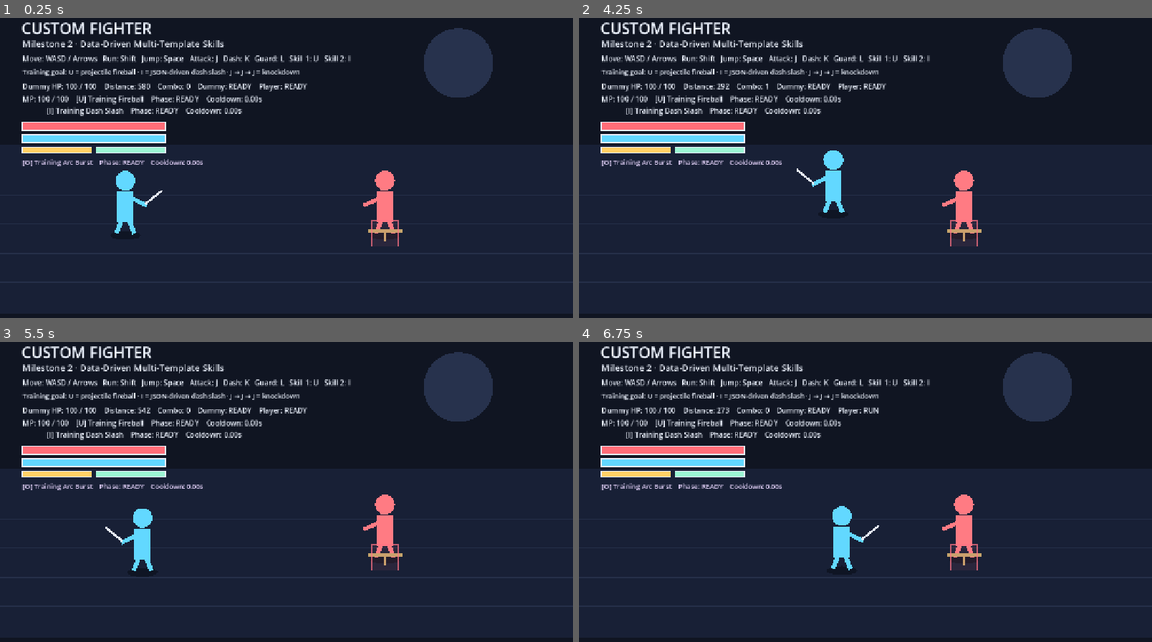
Above: before the commit, frames 1-4 (two rows, left to right).
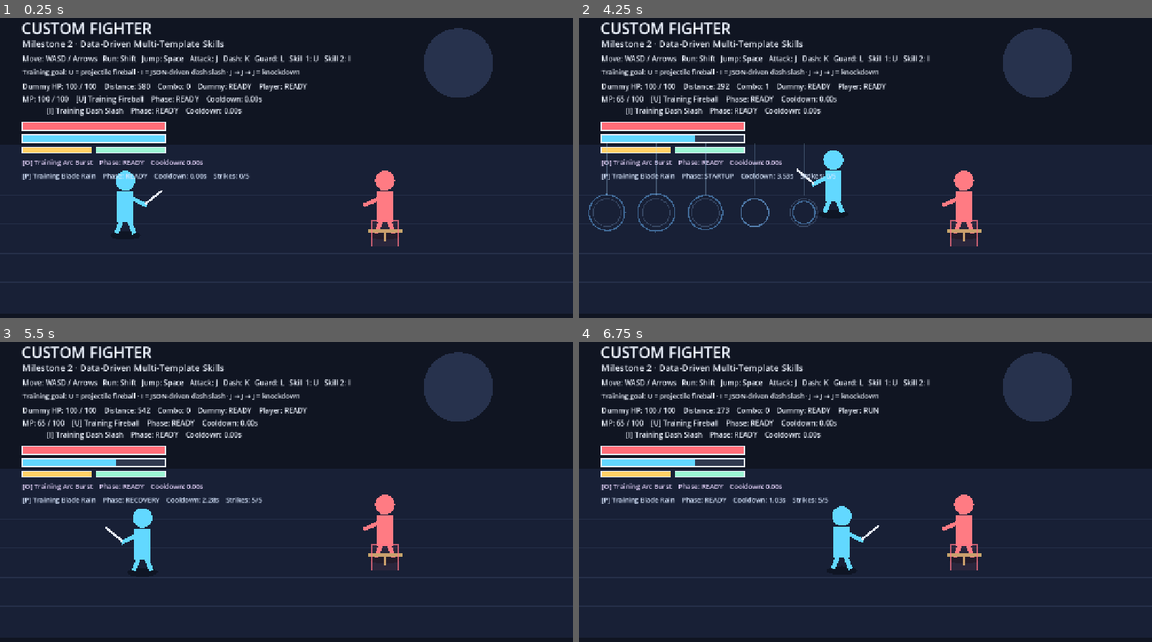
Above: after the commit, the same moments.

Repository: ws951125/custom-fighter
Game: Godot game, scene res://game/runtime/main.tscn
Two runs of this game, one before a commit and one after it. Both use one fixed random seed, a clock stepped at 60 frames per second and the inputs below.
Inputs:
- Up to frame 1 (0.25 s): no input
- Up to frame 2 (4.25 s): tap Enter at 0.5 s; hold D (move_right) 0.53-1.28 s; hold J (attack) 0.53-1.28 s; tap Space (jump) at 0.77, 1.07, 1.52, 1.82, 3.02, 3.05, 3.32 s; tap K (dash) at 0.8, 1.35 s; hold S (move_down) 1.28-2.03 s; tap L (guard) at 1.55 s; hold D (move_right) 2.03-2.78 s; hold L (guard) 2.03-2.78 s; tap Shift (run) at 2.3, 2.85 s; hold W (move_up) 2.78-3.53 s; hold A (move_left) from 3.53 s (still down); hold Space (jump) from 3.53 s (still down); tap J (attack) at 3.8 s; tap P (skill_4, bound only after the commit) at 4.15 s
- Up to frame 3 (5.5 s): release Space (jump) at 4.28 s; tap J (attack) at 4.35 s; tap Space (jump) at 4.52, 4.82 s; tap K (dash) at 4.55 s; release A (move_left) at 5.03 s; hold S (move_down) from 5.03 s (still down); hold K (dash) from 5.03 s (still down); tap L (guard) at 5.3 s
- Up to frame 4 (6.75 s): release S (move_down) at 5.78 s; release K (dash) at 5.78 s; hold D (move_right) 5.78-6.53 s; tap L (guard) at 5.85 s; tap Space (jump) at 6.02, 6.32 s; tap Shift (run) at 6.05 s; hold W (move_up) from 6.53 s (still down); hold Shift (run) from 6.53 s (still down)

The runs differ from the first frame. In frame 1, 0.5% of the frame differs, in the area x 4-44%, y 51-54%; in frame 2, 1.9%, in the area x 1-46%, y 25-72%; in frame 3, 1.2%; in frame 4, 1.2%.

Commit message:
Milestone 2: add data-driven Blade Rain formation skill (#25)
Add JSON-driven Blade Rain formation skill, reusable FormationAttackState, P-key runtime controller, formation domain/browser coverage, and stabilize Edge melee staging regression.

Diff:
--- /dev/null
+++ b/content/skills/blade_rain.sample.json
@@ -0,0 +1,22 @@
+{
+  "schema_version": 1,
+  "id": "blade_rain_001",
+  "name": "Training Blade Rain",
+  "type": "formation",
+  "damage": 14,
+  "mp_cost": 35,
+  "cooldown": 3.6,
+  "startup": 0.28,
+  "active": 0.90,
+  "recovery": 0.30,
+  "hitstun": 0.14,
+  "knockback": 80.0,
+  "hitbox_half_width": 42.0,
+  "hitbox_half_depth": 0.12,
+  "formation_count": 5,
+  "formation_spacing": 110.0,
+  "formation_interval": 0.17,
+  "formation_offset": 90.0,
+  "visual": "blade_rain_training",
+  "impact_visual": "blade_rain_impact_training"
+}
--- /dev/null
+++ b/game/core/skills/formation_attack_state.gd
@@ -0,0 +1,112 @@
+class_name FormationAttackState
+extends RefCounted
+
+const CombatBox = preload("res://game/core/combat/combat_box.gd")
+
+var active := false
+var origin := Vector2.ZERO
+var facing := 1.0
+var half_extents := Vector2.ZERO
+var formation_count := 0
+var spacing := 0.0
+var interval := 0.0
+var offset := 0.0
+var active_seconds := 0.0
+var elapsed := 0.0
+var centers: Array = []
+var emitted := PackedByteArray()
+var hit_consumed := PackedByteArray()
+var pending_strikes := PackedInt32Array()
+
+func start(
+	initial_origin: Vector2,
+	initial_facing: float,
+	count: int,
+	cell_spacing: float,
+	strike_interval: float,
+	forward_offset: float,
+	half_width: float,
+	half_depth: float,
+	duration: float
+) -> bool:
+	if count <= 0 or cell_spacing <= 0.0 or strike_interval <= 0.0:
+		return false
+	if forward_offset < 0.0 or half_width <= 0.0 or half_depth <= 0.0 or duration <= 0.0:
+		return false
+	if duration + 0.0001 < float(count - 1) * strike_interval:
+		return false
+
+	origin = initial_origin
+	facing = 1.0 if initial_facing >= 0.0 else -1.0
+	half_extents = Vector2(half_width, half_depth)
+	formation_count = count
+	spacing = cell_spacing
+	interval = strike_interval
+	offset = forward_offset
+	active_seconds = duration
+	elapsed = 0.0
+	centers.clear()
+	emitted.resize(count)
+	hit_consumed.resize(count)
+	pending_strikes = PackedInt32Array()
+	for index in range(count):
+		emitted[index] = 0
+		hit_consumed[index] = 0
+		centers.append(Vector2(
+			origin.x + facing * (offset + float(index) * spacing),
+			origin.y
+		))
+	active = true
+	return true
+
+func tick(delta: float) -> void:
+	if not active:
+		return
+	elapsed = minf(active_seconds, elapsed + maxf(0.0, delta))
+	for index in range(formation_count):
+		if emitted[index] == 0 and elapsed + 0.0001 >= strike_time(index):
+			emitted[index] = 1
+			pending_strikes.append(index)
+	if elapsed >= active_seconds:
+		active = false
+
+func consume_due_strikes() -> PackedInt32Array:
+	var result := pending_strikes
+	pending_strikes = PackedInt32Array()
+	return result
+
+func strike_time(index: int) -> float:
+	if index < 0 or index >= formation_count:
+		return -1.0
+	return float(index) * interval
+
+func center_for(index: int) -> Vector2:
+	if index < 0 or index >= centers.size():
+		return Vector2.ZERO
+	return centers[index]
+
+func strike_hitbox(index: int) -> CombatBox:
+	return CombatBox.new(center_for(index), half_extents)
+
+func has_struck(index: int) -> bool:
+	return index >= 0 and index < emitted.size() and emitted[index] != 0
+
+func can_hit(index: int) -> bool:
+	return has_struck(index) and hit_consumed[index] == 0
+
+func consume_hit(index: int) -> bool:
+	if not can_hit(index):
+		return false
+	hit_consumed[index] = 1
+	return true
+
+func emitted_count() -> int:
+	var total := 0
+	for value in emitted:
+		if value != 0:
+			total += 1
+	return total
+
+func deactivate() -> void:
+	active = false
+	pending_strikes = PackedInt32Array()
--- a/game/core/skills/skill_definition.gd
+++ b/game/core/skills/skill_definition.gd
@@ -20,6 +20,10 @@
 var knockback := 0.0
 var hitbox_half_width := 24.0
 var hitbox_half_depth := 0.08
+var formation_count := 0
+var formation_spacing := 0.0
+var formation_interval := 0.0
+var formation_offset := 0.0
 var visual := ""
 var impact_visual := ""
 var loaded := false
@@ -69,6 +73,10 @@
 	knockback = float(data.get("knockback", 0.0))
 	hitbox_half_width = float(data.get("hitbox_half_width", 24.0))
 	hitbox_half_depth = float(data.get("hitbox_half_depth", 0.08))
+	formation_count = int(data.get("formation_count", 0))
+	formation_spacing = float(data.get("formation_spacing", 0.0))
+	formation_interval = float(data.get("formation_interval", 0.0))
+	formation_offset = float(data.get("formation_offset", 0.0))
 	visual = str(data.get("visual", "")).strip_edges()
 	impact_visual = str(data.get("impact_visual", "")).strip_edges()
 
@@ -97,6 +105,8 @@
 		_validate_motion_skill(errors)
 	elif skill_type == "area":
 		_validate_area_skill(errors)
+	elif skill_type == "formation":
+		_validate_formation_skill(errors)
 
 	loaded = errors.is_empty()
 	return errors
@@ -116,3 +126,21 @@
 		errors.append("area active duration must be positive")
 	if hitbox_half_width <= 0.0 or hitbox_half_depth <= 0.0:
 		errors.append("area hitbox dimensions must be positive")
+
+func _validate_formation_skill(errors: PackedStringArray) -> void:
+	if active <= 0.0:
+		errors.append("formation active duration must be positive")
+	if hitbox_half_width <= 0.0 or hitbox_half_depth <= 0.0:
+		errors.append("formation hitbox dimensions must be positive")
+	if formation_count <= 0:
+		errors.append("formation_count must be positive")
+	if formation_spacing <= 0.0:
+		errors.append("formation_spacing must be positive")
+	if formation_interval <= 0.0:
+		errors.append("formation_interval must be positive")
+	if formation_offset < 0.0:
+		errors.append("formation_offset must be non-negative")
+	if formation_count > 0 and formation_interval > 0.0:
+		var final_strike_time := float(formation_count - 1) * formation_interval
+		if active + 0.0001 < final_strike_time:
+			errors.append("formation active duration must include the final strike")
--- /dev/null
+++ b/game/runtime/formation_skill_controller.gd
@@ -0,0 +1,229 @@
+extends Control
+
+const SkillDefinition = preload("res://game/core/skills/skill_definition.gd")
+const SkillCastState = preload("res://game/core/skills/skill_cast_state.gd")
+const FormationAttackState = preload("res://game/core/skills/formation_attack_state.gd")
+
+const FORMATION_SKILL_PATH := "res://content/skills/blade_rain.sample.json"
+const IMPACT_SECONDS := 0.30
+
+var host
+var skill := SkillDefinition.new()
+var cast_state := SkillCastState.new()
+var formation_state := FormationAttackState.new()
+var skill_latched := false
+var last_hit := false
+var hit_count := 0
+var last_strike_index := -1
+var last_strike_x := 0.0
+var cast_origin := Vector2.ZERO
+var cast_facing := 1.0
+var impact_timers := PackedFloat32Array()
+var web_sync_accumulator := 0.0
+var status_label: Label
+
+func _ready() -> void:
+	host = get_parent()
+	mouse_filter = Control.MOUSE_FILTER_IGNORE
+	_register_input()
+	_load_skill()
+	status_label = Label.new()
+	status_label.position = Vector2(50.0, 370.0)
+	status_label.add_theme_font_size_override("font_size", 15)
+	status_label.add_theme_color_override("font_color", Color("d8e7ff"))
+	add_child(status_label)
+	_set_web_state()
+	queue_redraw()
+
+func _process(delta: float) -> void:
+	cast_state.tick(delta)
+	if cast_state.consume_activation():
+		_start_formation()
+
+	formation_state.tick(delta)
+	for strike_index in formation_state.consume_due_strikes():
+		_trigger_strike(strike_index)
+
+	for index in range(impact_timers.size()):
+		impact_timers[index] = maxf(0.0, impact_timers[index] - delta)
+
+	_handle_input()
+
+	var skill_name := skill.skill_name if skill.loaded else "Skill unavailable"
+	status_label.text = "[P] %s    Phase: %s    Cooldown: %.2fs    Strikes: %d/%d" % [
+		skill_name,
+		cast_state.phase_name(),
+		cast_state.cooldown_remaining,
+		formation_state.emitted_count(),
+		skill.formation_count
+	]
+
+	web_sync_accumulator += delta
+	if web_sync_accumulator >= 0.05:
+		web_sync_accumulator = 0.0
+		_set_web_state()
+	queue_redraw()
+
+func _handle_input() -> void:
+	var pressed := Input.is_action_pressed("skill_4")
+	if pressed and not skill_latched and _can_start_cast():
+		_try_cast()
+	skill_latched = pressed
+
+func _can_start_cast() -> bool:
+	if not skill.loaded or host == null:
+		return false
+	if not cast_state.can_cast(host.player_state.mp):
+		return false
+	if host.player_guarding or host.movement_state.jumping or host.movement_state.is_dashing():
+		return false
+	if host.attack_chain_state.is_attacking():
+		return false
+	if host.fireball_cast_state.is_casting() or host.dash_slash_cast_state.is_casting() or host.dash_slash_state.active:
+		return false
+	var area_controller = get_node_or_null("../AreaSkillController")
+	if area_controller != null and (area_controller.cast_state.is_casting() or area_controller.area_state.active):
+		return false
+	return true
+
+func _try_cast() -> void:
+	if not cast_state.start_cast(host.player_state.mp):
+		return
+	if not host.player_state.spend_mp(skill.mp_cost):
+		return
+	cast_origin = Vector2(host.player_x, host.player_depth)
+	cast_facing = host.player_facing
+	last_hit = false
+	last_strike_index = -1
+	last_strike_x = cast_origin.x
+	_set_web_state()
+
+func _start_formation() -> void:
+	if not skill.loaded or skill.skill_type != "formation":
+		return
+	formation_state.start(
+		cast_origin,
+		cast_facing,
+		skill.formation_count,
+		skill.formation_spacing,
+		skill.formation_interval,
+		skill.formation_offset,
+		skill.hitbox_half_width,
+		skill.hitbox_half_depth,
+		skill.active
+	)
+	impact_timers.resize(skill.formation_count)
+	for index in range(impact_timers.size()):
+		impact_timers[index] = 0.0
+	_set_web_state()
+
+func _trigger_strike(strike_index: int) -> void:
+	if strike_index < 0 or strike_index >= impact_timers.size():
+		return
+	impact_timers[strike_index] = IMPACT_SECONDS
+	last_strike_index = strike_index
+	last_strike_x = formation_state.center_for(strike_index).x
+	_resolve_collision(strike_index)
+	_set_web_state()
+
+func _resolve_collision(strike_index: int) -> void:
+	if host.dummy_state.is_defeated() or not host.dummy_recovery_state.can_be_hit():
+		return
+	if not formation_state.strike_hitbox(strike_index).overlaps(host._dummy_hurtbox()):
+		return
+	if not formation_state.consume_hit(strike_index):
+		return
+
+	host.dummy_state.apply_damage(skill.damage)
+	host.dummy_state.apply_hitstun(skill.hitstun)
+	host.dummy_knockback_state.apply_impulse(formation_state.facing * skill.knockback)
+	host.dummy_hit_timer = skill.hitstun
+	last_hit = true
+	hit_count += 1
+
+func _draw() -> void:
+	if host == null or not skill.loaded:
+		return
+	var canvas_height := maxf(size.y, 720.0)
+	var arena_top := canvas_height * 0.50
+	var arena_bottom := canvas_height * 0.86
+
+	if cast_state.phase_name() == "STARTUP":
+		for index in range(skill.formation_count):
+			var preview_center := _projected_center(index)
+			_draw_cell_telegraph(preview_center, arena_top, arena_bottom, index, 0.48)
+
+	if formation_state.active or formation_state.emitted_count() > 0:
+		for index in range(skill.formation_count):
+			var center := formation_state.center_for(index)
+			if center == Vector2.ZERO:
+				continue
+			if not formation_state.has_struck(index):
+				_draw_cell_telegraph(center, arena_top, arena_bottom, index, 0.62)
+			if index < impact_timers.size() and impact_timers[index] > 0.0:
+				_draw_blade_impact(center, arena_top, arena_bottom, impact_timers[index] / IMPACT_SECONDS)
+
+func _projected_center(index: int) -> Vector2:
+	return Vector2(
+		cast_origin.x + cast_facing * (skill.formation_offset + float(index) * skill.formation_spacing),
+		cast_origin.y
+	)
+
+func _draw_cell_telegraph(center: Vector2, arena_top: float, arena_bottom: float, index: int, alpha: float) -> void:
+	var ground := Vector2(center.x, lerpf(arena_top, arena_bottom, center.y))
+	var depth_radius := maxf(12.0, (arena_bottom - arena_top) * skill.hitbox_half_depth)
+	var pulse := 0.78 + 0.22 * sin(float(Time.get_ticks_msec()) * 0.012 + float(index) * 0.8)
+	draw_arc(ground, skill.hitbox_half_width * pulse, 0.0, TAU, 24, Color(0.42, 0.72, 1.0, alpha), 3.0)
+	draw_line(ground + Vector2(0.0, -155.0), ground + Vector2(0.0, -38.0), Color(0.68, 0.86, 1.0, alpha * 0.55), 3.0)
+	draw_arc(ground, depth_radius, 0.0, TAU, 18, Color(0.62, 0.80, 1.0, alpha * 0.45), 2.0)
+
+func _draw_blade_impact(center: Vector2, arena_top: float, arena_bottom: float, progress: float) -> void:
+	var ground := Vector2(center.x, lerpf(arena_top, arena_bottom, center.y))
+	var clamped := clampf(progress, 0.0, 1.0)
+	var blade_top := ground + Vector2(0.0, -185.0 + (1.0 - clamped) * 32.0)
+	var blade_bottom := ground + Vector2(0.0, -22.0)
+	draw_line(blade_top, blade_bottom, Color(0.86, 0.94, 1.0, clamped), 8.0)
+	draw_line(blade_top + Vector2(-10.0, 28.0), blade_top + Vector2(10.0, 28.0), Color(0.66, 0.84, 1.0, clamped), 5.0)
+	var radius := skill.hitbox_half_width * (1.0 + (1.0 - clamped) * 0.45)
+	draw_circle(ground, radius * 0.42, Color(0.30, 0.62, 1.0, 0.12 * clamped))
+	draw_arc(ground, radius, 0.0, TAU, 26, Color(0.62, 0.84, 1.0, clamped), 5.0)
+
+func _load_skill() -> void:
+	var errors := skill.load_from_file(FORMATION_SKILL_PATH)
+	if not errors.is_empty():
+		push_error("Failed to load formation skill: %s" % " | ".join(errors))
+		return
+	cast_state.configure(skill)
+	impact_timers.resize(skill.formation_count)
+
+func _register_input() -> void:
+	var action_name := StringName("skill_4")
+	if not InputMap.has_action(action_name):
+		InputMap.add_action(action_name)
+	if not InputMap.action_get_events(action_name).is_empty():
+		return
+	var event := InputEventKey.new()
+	event.physical_keycode = KEY_P
+	InputMap.action_add_event(action_name, event)
+
+func _set_web_state() -> void:
+	if not OS.has_feature("web"):
+		return
+	var can_cast := _can_start_cast() if host != null else false
+	JavaScriptBridge.eval(
+		"document.documentElement.dataset.formationSkillLoaded='%s';" % _bool_text(skill.loaded) +
+		"document.documentElement.dataset.formationSkillId='%s';" % skill.skill_id +
+		"document.documentElement.dataset.formationSkillPhase='%s';" % cast_state.phase_name() +
+		"document.documentElement.dataset.formationSkillCooldown='%.3f';" % cast_state.cooldown_remaining +
+		"document.documentElement.dataset.formationSkillCanCast='%s';" % _bool_text(can_cast) +
+		"document.documentElement.dataset.formationSkillActive='%s';" % _bool_text(formation_state.active) +
+		"document.documentElement.dataset.formationStrikeCount='%d';" % skill.formation_count +
+		"document.documentElement.dataset.formationStrikesEmitted='%d';" % formation_state.emitted_count() +
+		"document.documentElement.dataset.lastFormationStrikeIndex='%d';" % last_strike_index +
+		"document.documentElement.dataset.lastFormationStrikeX='%.2f';" % last_strike_x +
+		"document.documentElement.dataset.lastFormationSkillHit='%s';" % _bool_text(last_hit) +
+		"document.documentElement.dataset.formationSkillHitCount='%d';" % hit_count
+	)
+
+func _bool_text(value: bool) -> String:
+	return "true" if value else "false"
--- a/game/runtime/main.tscn
+++ b/game/runtime/main.tscn
@@ -1,7 +1,8 @@
-[gd_scene load_steps=3 format=3]
+[gd_scene load_steps=4 format=3]
 
 [ext_resource type="Script" path="res://game/runtime/main.gd" id="1_main"]
 [ext_resource type="Script" path="res://game/runtime/area_skill_controller.gd" id="2_area"]
+[ext_resource type="Script" path="res://game/runtime/formation_skill_controller.gd" id="3_formation"]
 
 [node name="Main" type="Control"]
 layout_mode = 3
@@ -21,3 +22,13 @@
 grow_vertical = 2
 mouse_filter = 2
 script = ExtResource("2_area")
+
+[node name="FormationSkillController" type="Control" parent="."]
+layout_mode = 1
+anchors_preset = 15
+anchor_right = 1.0
+anchor_bottom = 1.0
+grow_horizontal = 2
+grow_vertical = 2
+mouse_filter = 2
+script = ExtResource("3_formation")
--- /dev/null
+++ b/tests/formation_test_runner.gd
@@ -0,0 +1,101 @@
+extends SceneTree
+
+const CombatBox = preload("res://game/core/combat/combat_box.gd")
+const SkillDefinition = preload("res://game/core/skills/skill_definition.gd")
+const FormationAttackState = preload("res://game/core/skills/formation_attack_state.gd")
+
+var failures := 0
+
+func _init() -> void:
+	call_deferred("_run")
+
+func _run() -> void:
+	_test_formation_definition()
+	_test_formation_state()
+
+	if failures == 0:
+		print("FORMATION_TESTS_PASSED")
+		quit(0)
+		return
+
+	printerr("FORMATION_TEST_FAILURES=%d" % failures)
+	quit(1)
+
+func _test_formation_definition() -> void:
+	var skill := SkillDefinition.new()
+	var errors := skill.load_from_file("res://content/skills/blade_rain.sample.json")
+	_check(errors.is_empty(), "blade rain definition validates: %s" % ", ".join(errors))
+	_check(skill.loaded and skill.skill_type == "formation", "formation definition loads")
+	_check(skill.skill_id == "blade_rain_001", "formation identity loads from JSON")
+	_check(skill.damage == 14 and skill.mp_cost == 35, "formation damage and MP load from JSON")
+	_check(skill.formation_count == 5, "formation count loads from JSON")
+	_check(is_equal_approx(skill.formation_spacing, 110.0), "formation spacing loads from JSON")
+	_check(is_equal_approx(skill.formation_interval, 0.17), "formation interval loads from JSON")
+	_check(is_equal_approx(skill.formation_offset, 90.0), "formation offset loads from JSON")
+
+	var invalid := SkillDefinition.new()
+	var invalid_errors := invalid.load_from_dictionary({
+		"schema_version": 1,
+		"id": "bad_formation",
+		"name": "Bad Formation",
+		"type": "formation",
+		"damage": 1,
+		"mp_cost": 1,
+		"cooldown": 1.0,
+		"startup": 0.1,
+		"active": 0.2,
+		"recovery": 0.1,
+		"hitbox_half_width": 0.0,
+		"hitbox_half_depth": 0.0,
+		"formation_count": 5,
+		"formation_spacing": 0.0,
+		"formation_interval": 0.17,
+		"formation_offset": -1.0,
+		"visual": "x",
+		"impact_visual": "y"
+	})
+	_check(not invalid_errors.is_empty() and not invalid.loaded, "invalid formation data is rejected")
+
+func _test_formation_state() -> void:
+	var formation := FormationAttackState.new()
+	_check(
+		formation.start(Vector2(280.0, 0.58), 1.0, 5, 110.0, 0.17, 90.0, 42.0, 0.12, 0.90),
+		"formation starts with valid schedule"
+	)
+	_check(formation.active and formation.emitted_count() == 0, "formation starts active before first tick")
+	_check(is_equal_approx(formation.center_for(0).x, 370.0), "first formation cell uses forward offset")
+	_check(is_equal_approx(formation.center_for(4).x, 810.0), "formation spacing creates final cell")
+
+	formation.tick(0.01)
+	var first_due := formation.consume_due_strikes()
+	_check(first_due.size() == 1 and first_due[0] == 0, "first strike emits once at activation")
+	_check(formation.consume_due_strikes().is_empty(), "due strike queue is consumable once")
+
+	formation.tick(0.17)
+	var second_due := formation.consume_due_strikes()
+	_check(second_due.size() == 1 and second_due[0] == 1, "second strike follows configured interval")
+
+	var target := CombatBox.new(Vector2(810.0, 0.58), Vector2(30.0, 0.11))
+	_check(formation.strike_hitbox(4).overlaps(target), "final strike hitbox can overlap target")
+
+	formation.tick(0.51)
+	var late_due := formation.consume_due_strikes()
+	_check(late_due.size() == 3, "large tick emits every newly due strike without skipping")
+	_check(formation.emitted_count() == 5, "all configured strikes emit")
+	_check(formation.can_hit(4), "emitted cell can hit")
+	_check(formation.consume_hit(4), "formation cell consumes first hit")
+	_check(not formation.consume_hit(4), "formation cell cannot hit twice")
+
+	formation.tick(0.30)
+	_check(not formation.active, "formation expires after configured active duration")
+	_check(
+		not formation.start(Vector2.ZERO, 1.0, 5, 110.0, 0.17, 90.0, 42.0, 0.12, 0.20),
+		"formation rejects duration shorter than final strike schedule"
+	)
+
+func _check(condition: bool, label: String) -> void:
+	if condition:
+		print("PASS: %s" % label)
+		return
+	failures += 1
+	printerr("FAIL: %s" % label)
Not shown, changed: package.json
Not shown, changed: .github/workflows/ci.yml
Not shown, changed: docs/STATUS.md
